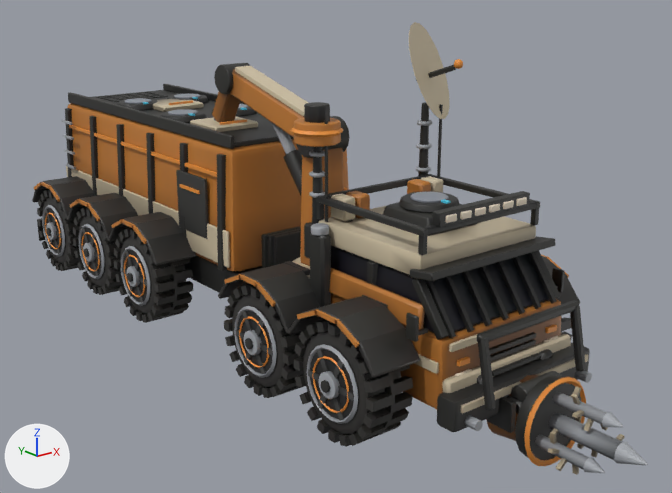
An edit to the glTF model assets/vehicles/ex_rover_11.glb, drawn before and after from the same camera.
Before and after are seen from a 50 mm camera at (-15.2, -23.0, 10.6) aimed at (0.5, -3.4, 2.8). Lighting does not change. The marker at lower left points along +X, +Y and +Z. The older version comes first. Where no turn or scale is listed for an object, it has been applied to the vertices. Vertices at exactly the same position are counted once.
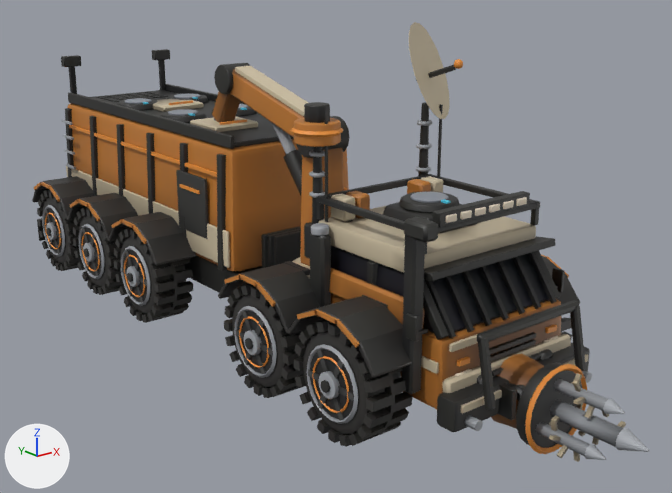
What changed in the scene script:
```text
Change me_mesh_0:
    used by ob_mesh_0; location = (-3.52, 9.23, -1.43)
    remove me_mesh_0.from_pydata(...)  # 10426 vertices, 19538 faces; spans x 0.0..7.0, y -20.7..0.0, z 1.5..10.4
    add me_mesh_0.from_pydata(...)  # 10610 vertices, 19874 faces; spans x 0.0..7.0, y -20.7..0.0, z 1.8..10.4
    me_mesh_0 part 1: the loose piece of 48 vertices spanning x 1.4..1.7, y -18.7..-15.1, z 4.2..4.8 is copied, and the copy is multiplied about its middle by the matrix ((0.072, 0.0, 0.541), (1.888, 0.0, -0.198), (0.0, 1.06, 0.001)), then moved by (-0.2, -1.8, 0.3), in mat_dark; it spans x 1.1..1.5, y -18.9..-18.5, z 2.9..6.7
    me_mesh_0 part 2: the loose piece of 24 vertices spanning x 1.6..1.8, y -18.6..-18.4, z 5.9..6.4 is copied, and the copy is scaled about its middle by (2.6, 4.81, 0.615), then moved by (-0.4, -0.4, 0.5); it spans x 1.1..1.5, y -19.2..-18.5, z 6.4..6.8
    me_mesh_0 part 3: the loose piece of 24 vertices spanning x 4.3..4.4, y -20.4..-19.7, z 2.1..2.8 is scaled about its middle by (4.75, 0.369, 0.471), then moved by (0.9, 19.4, 6.0)
    me_mesh_0 part 4: the loose piece of 24 vertices spanning x 2.6..2.7, y -20.4..-19.7, z 2.1..2.8 is scaled about its middle by (4.74, 0.369, 0.471), then moved by (-0.9, 19.4, 6.0)
    me_mesh_0 part 5: the loose piece of 24 vertices spanning x 2.8..4.2, y -20.5..-19.3, z 2.2..2.8 is copied, and the copy is moved by (0.0, 0.0, 0.3); it spans x 2.8..4.2, y -20.5..-19.3, z 2.5..3.1
    me_mesh_0 part 6: the loose piece of 24 vertices spanning x 2.6..2.7, y -20.4..-19.7, z 2.1..2.8 is copied, and the copy is moved by (0.0, 0.0, 0.3); it spans x 2.6..2.7, y -20.4..-19.7, z 2.4..3.1
    me_mesh_0 part 7: 85 vertices moved from x 0.1..5.6, y -20.6..-11.9, z 2.2..7.5 to x 0.1..5.6, y -20.6..-11.9, z 1.8..7.5; 132 vertices removed from x 2.7..4.3, y -20.6..-19.3, z 1.5..3.1; 108 vertices added at x 2.7..4.3, y -20.6..-19.6, z 1.8..3.5
    me_mesh_0 part 8: 18 vertices moved within x 1.9..5.6, y -0.7..-0.2, z 4.2..7.1; 24 vertices added at x 5.2..5.4, y -0.7..-0.6, z 7.1..8.5
    me_mesh_0 part 9: 4 vertices moved within x 1.7..1.8, y -0.7, z 7.1; 24 vertices added at x 1.7..1.8, y -0.7..-0.6, z 7.1..8.5
    me_mesh_0 part 10: 1501 kept faces spanning x 0.0..7.0, y -20.6..0.0, z 2.1..9.2 get new vertex colours
    other edits to the shape of me_mesh_0 do not show in these pictures
Change ob_mesh_1:
    ob_mesh_1.location: (-3.52, -2.11, -0.54) -> (-3.52, -2.11, -0.24)
```

Boxes [x1, y1, x2, y2] around the edits, measured in the pictures (672 x 493 px; the box of a moved part takes in the faces that stretch with it):
'Mesh_0', reshaped
    before: [32, 22, 592, 441]
    after: [32, 22, 592, 432]
'Mesh_1', moved
    before: [515, 375, 648, 475]
    after: [516, 362, 650, 462]
part 1 of me_mesh_0, added
    after: [402, 235, 425, 394]
part 2 of me_mesh_0, added
    after: [404, 217, 438, 243]
part 3 of me_mesh_0, moved or reshaped (not visible before)
    after: [152, 49, 170, 60]
part 4 of me_mesh_0, moved or reshaped
    before: [487, 397, 516, 433]
    after: [61, 55, 81, 67]
part 5 of me_mesh_0, added (mostly hidden)
    after: [507, 383, 523, 401]
part 6 of me_mesh_0, added
    after: [498, 382, 517, 420]
part 7 of me_mesh_0, moved or reshaped (mostly hidden)
    before: [242, 148, 538, 441]
    after: [242, 148, 544, 429]
part 8 of me_mesh_0, built on (mostly hidden)
    after: [158, 60, 166, 90]
part 9 of me_mesh_0, built on (mostly hidden)
    before: [68, 103, 86, 108]
    after: [68, 66, 86, 108]
part 10 of me_mesh_0, edited (looks the same)
    both: [58, 79, 589, 431]
